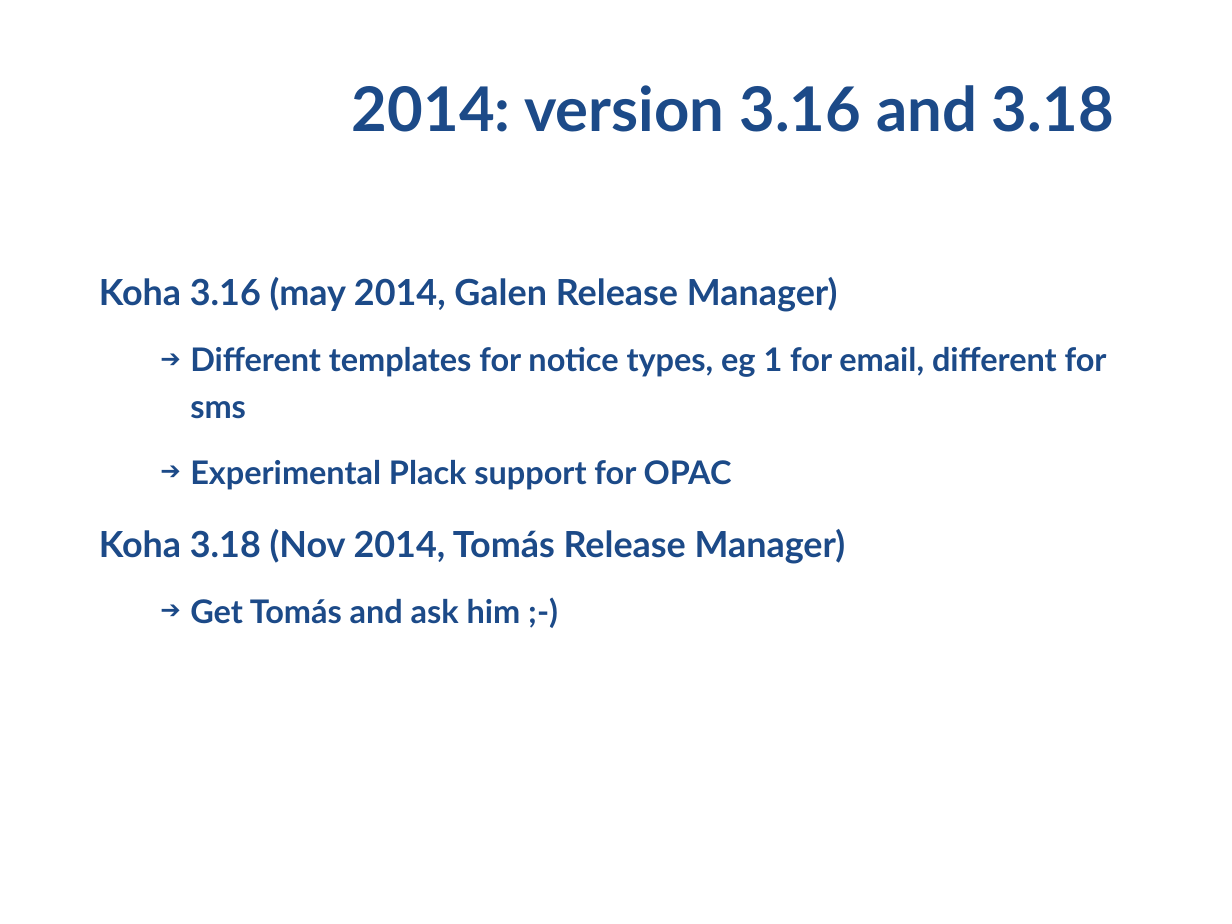
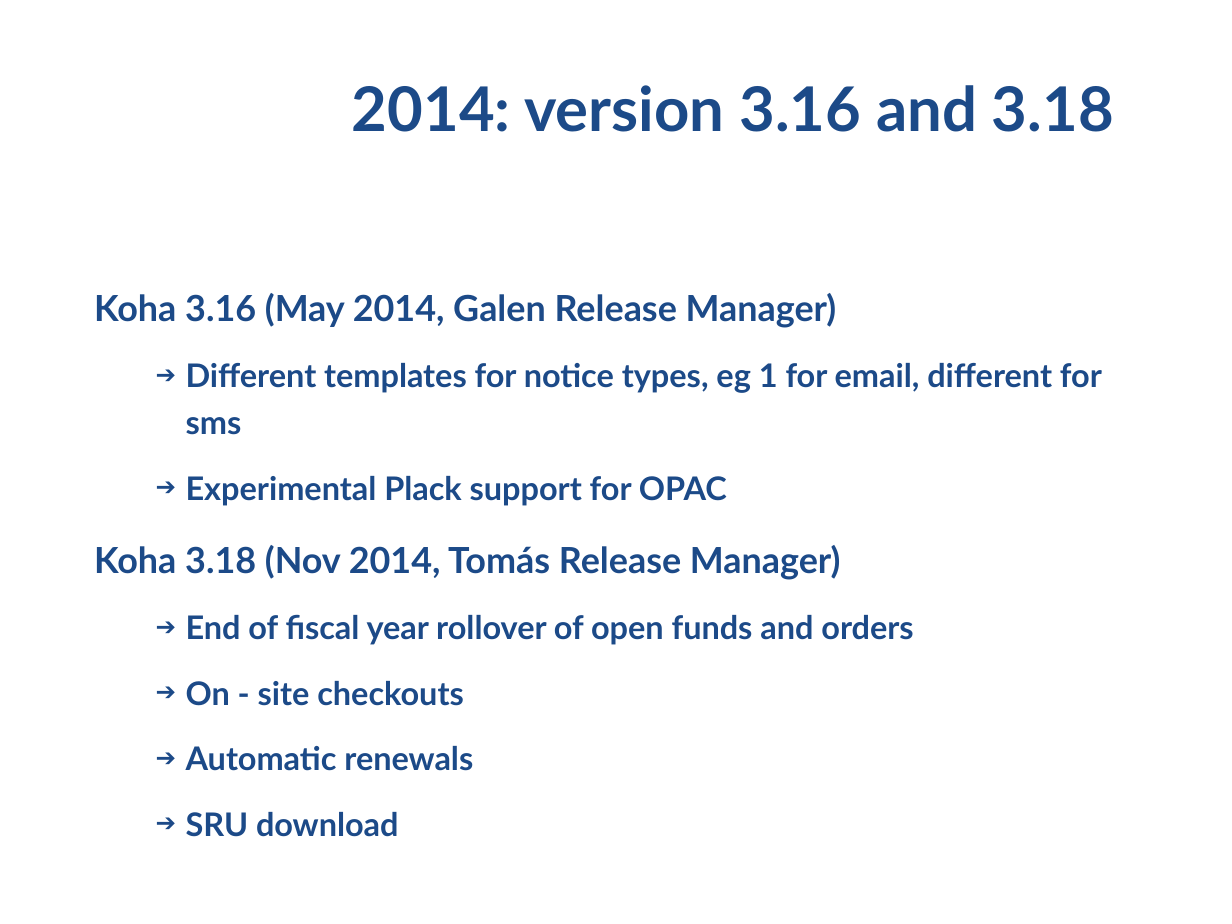
Before and after one commit to ranginui/presentation, a slide deck: slide 23 of kohacon15/history/history.odp. Drawn at 1232x924 pixels with LibreOffice and Linux fonts; fonts in the diff are those of the drawing; background and template pictures are left out. Boxes give left, top, right and bottom in pixels: in the first picture for what was removed or moved away, otherwise in the second. Text is boxed around its words. In the diff, an @@ line names an element or a change of style, - is before the commit and + after.

Commit message:
Updating presentations

```diff
--- a/kohacon15/history/history.odp
+++ b/kohacon15/history/history.odp
@@ text "Koha 3.16 (May 2014, Galen ...": place and size @@
-text "Koha 3.16 (May 2014, Galen ..." at box(99, 277, 1107, 624)
+text "Koha 3.16 (May 2014, Galen ..." at box(94, 293, 1102, 837)
@@ text at box(94, 293, 837, 328): text changed @@
-Koha 3.16 (may 2014, Galen Release Manager)
+Koha 3.16 (May 2014, Galen Release Manager)
@@ text at box(186, 614, 913, 837): text changed @@
-  ➔ Get Tomás and ask him ;-)
+  ➔ End of fiscal year rollover of open funds and orders
+  ➔ On - site checkouts
+  ➔ Automatic renewals
+  ➔ SRU download
```
Also in this commit, not shown: 3 other slides changed, 1 other file.
